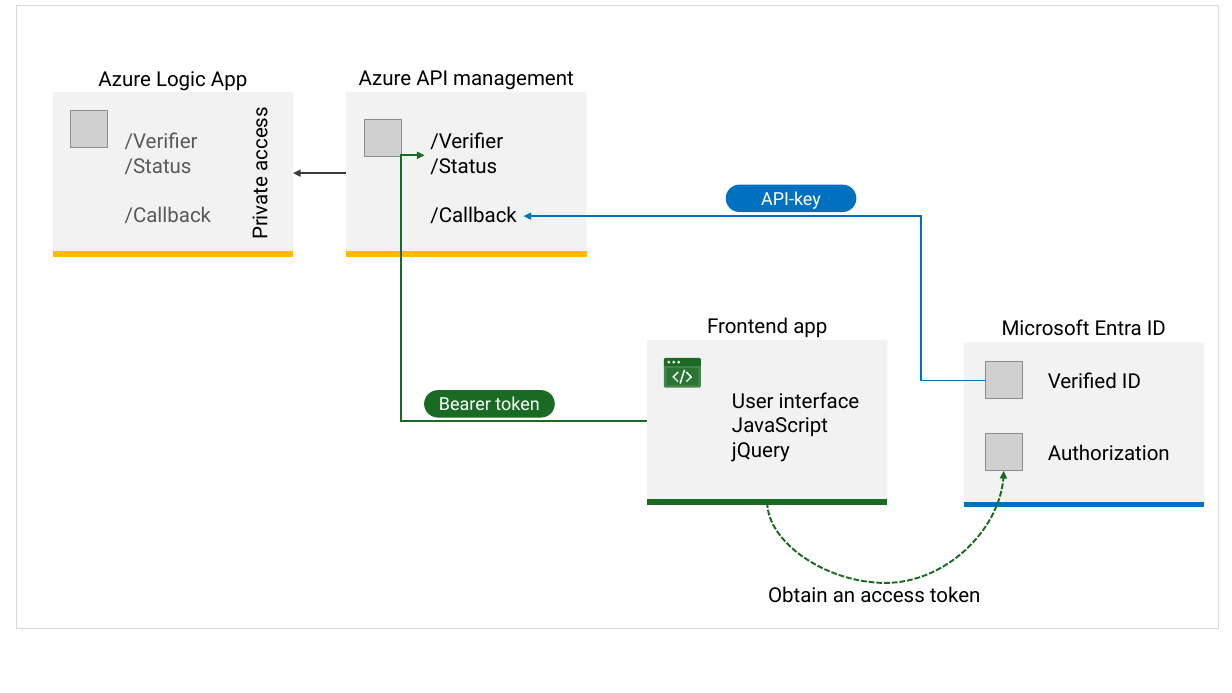
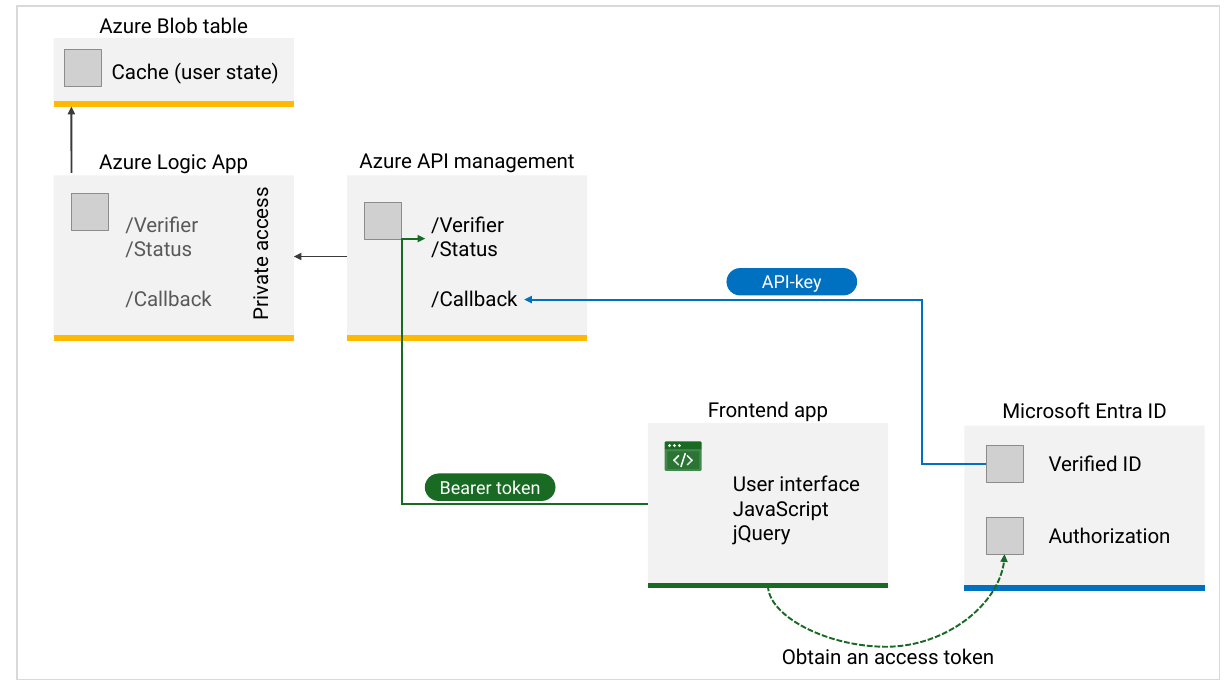
Before and after one commit to yoelhor/vid-logic-app, a slide deck: slide 2 of help/Presentation.pptx. Drawn at 1232x693 pixels with LibreOffice and Linux fonts; fonts in the diff are those of the drawing; grey boxes stand for pictures. Boxes give left, top, right and bottom in pixels: in the first picture for what was removed or moved away, otherwise in the second. Text is boxed around its words. In the diff, an @@ line names an element or a change of style, - is before the commit and + after.

```diff
--- a/help/Presentation.pptx
+++ b/help/Presentation.pptx
@@ rectangle: place and size @@
-rectangle at [16,6,1219,628]
+rectangle at [17,6,1220,680]
@@ text added at [99,17,248,34], 16 pt, text #000000 @@
+Azure Blob table
@@ rounded rectangle added at [54,38,294,104], fill #F2F2F2 @@
@@ picture added at [64,50,101,87] @@
@@ text added at [112,62,279,84], 16 pt, text #000000 @@
+Cache (user state)
@@ line added from (54, 104) to (294, 104), #FFB900 4.5 pt @@
@@ arrow added from (71, 173) to (71, 106), #3A3A3A 1.5 pt @@
@@ text "Private access": place and size @@
-text "Private access" at [246,113,273,238]
+text "Private access" at [247,193,274,318]
@@ 9 texts, 7 freeform shapes, 6 rounded rectangles, 4 pictures, 4 lines, 2 elbow arrows, 1 arrow: place and size @@
-9 texts, 7 freeform shapes, 6 rounded rectangles, 4 pictures, 4 lines, 2 elbow arrows, 1 arrow at [53,70,1204,506]
+9 texts, 7 freeform shapes, 6 rounded rectangles, 4 pictures, 4 lines, 2 elbow arrows, 1 arrow at [54,153,1205,589]
@@ curved arrow moved from (767, 502) - (1004, 471) to (768, 586) - (1005, 555) @@
@@ text "Obtain an access token": place and size @@
-text "Obtain an access token" at [768,583,981,603]
+text "Obtain an access token" at [782,645,995,665]
```
Also in this commit, not shown: 1 other file.
